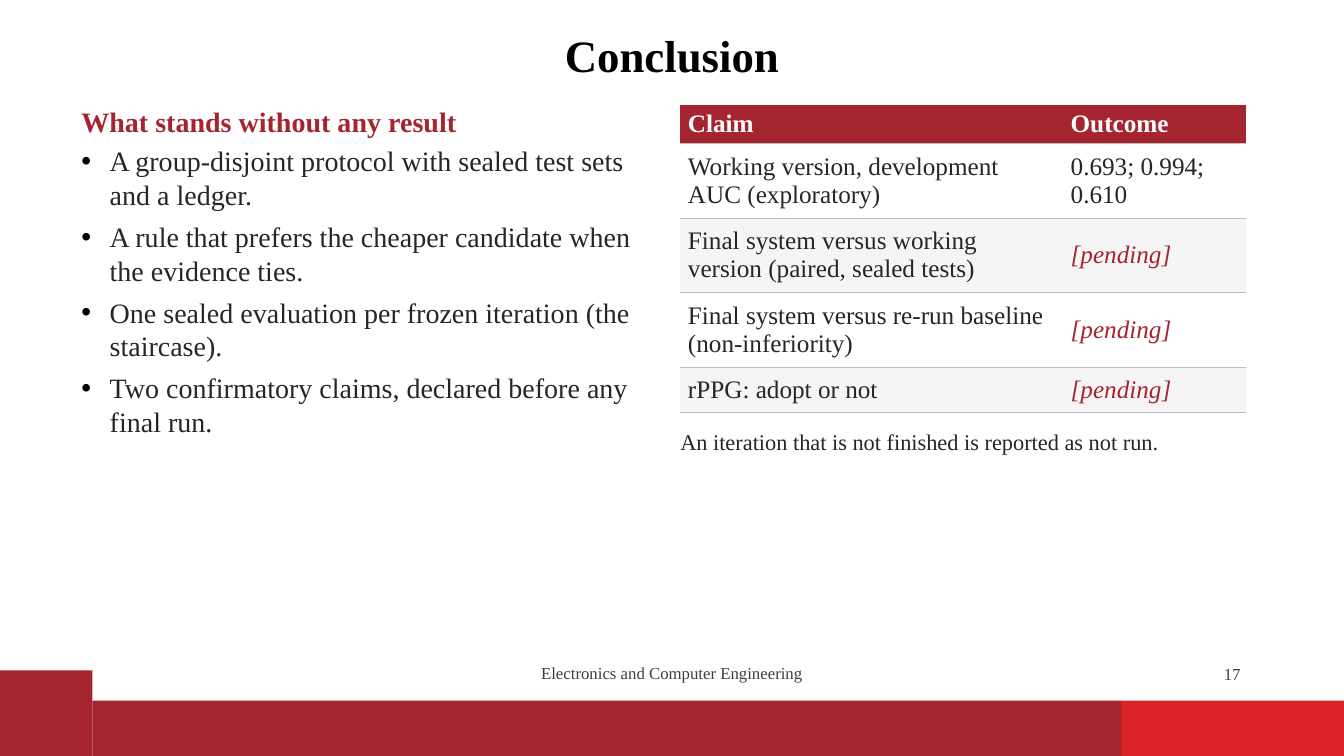
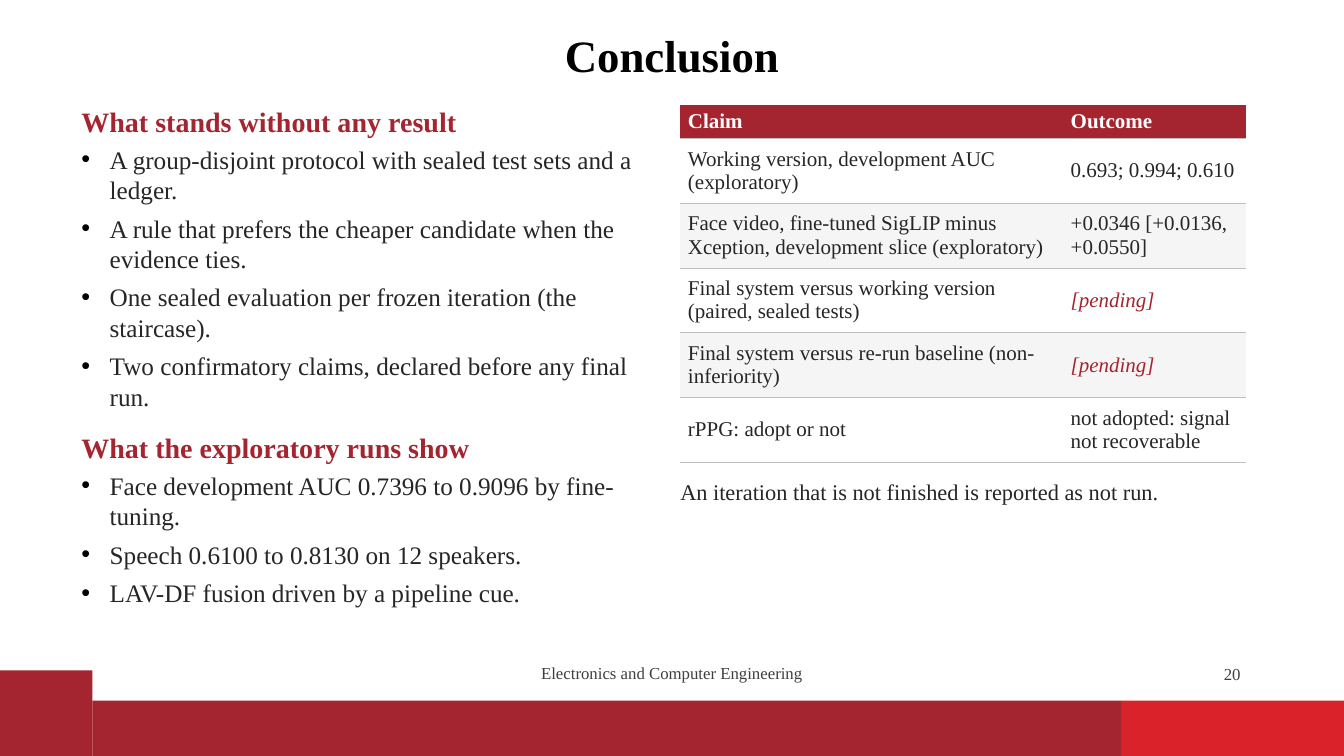
Before and after one commit to vaibhavshiroorkar/deepfake-detection, a slide deck: slide 20 of slides/DeepFake_Detection_Presentation.pptx (slide 17 before the commit). Drawn at 1344x756 pixels with LibreOffice and Linux fonts; fonts in the diff are those of the drawing; background and template pictures are left out. Boxes give left, top, right and bottom in pixels: in the first picture for what was removed or moved away, otherwise in the second. Text is boxed around its words. In the diff, an @@ line names an element or a change of style, - is before the commit and + after.

```diff
--- a/slides/DeepFake_Detection_Presentation.pptx
+++ b/slides/DeepFake_Detection_Presentation.pptx
@@ table at box(681, 105, 1247, 463) @@
+row 3: Face video, fine-tuned SigLIP minus Xception, development slice (exploratory) | +0.0346 [+0.0136, +0.0550]
-row 6, column 2: [pending]
+row 6, column 2: not adopted: signal not recoverable
@@ text at box(110, 151, 631, 407): size 20 to 18 pt in "A group-disjoint protocol with sealed test sets ...", "A rule that prefers the cheaper candidate ...", "One sealed evaluation per frozen iteration (the ...", "Two confirmatory claims, declared before any final ..." @@
@@ text at box(81, 438, 614, 608): paragraphs added @@
+What the exploratory runs show
+• Face development AUC 0.7396 to 0.9096 by fine-tuning.
+• Speech 0.6100 to 0.8130 on 12 speakers.
+• LAV-DF fusion driven by a pipeline cue.
@@ text "An iteration that is not ...": place and size @@
-text "An iteration that is not ..." at box(680, 434, 1158, 455)
+text "An iteration that is not ..." at box(680, 484, 1158, 505)
@@ page number at box(1224, 669, 1241, 680): text changed @@
-17
+20
```
Also in this commit, not shown: 5 other slides changed, 6 slides added, 1 slide removed, 28 other files.
